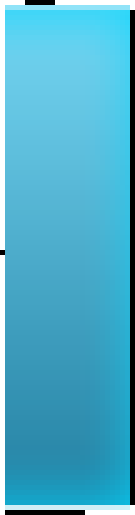
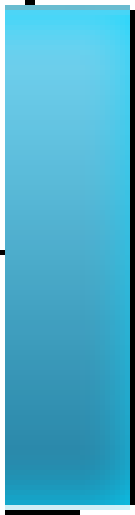
Comparing the layer stacks of the two 135x515 images. Changes:
added group "Bryan" with 5 layers above "Kory" over box(5, 0, 130, 515)
added layer "Nine Patch" (1st of 2, in "Bryan") in group "Bryan" over box(5, 0, 130, 515)
added layer "Default" (1st of 2, in "Bryan") in group "Bryan" over box(5, 5, 130, 20)
moved "Nine Patch" (2nd of 2, in "Kory") into group "Kory" over box(5, 0, 130, 515)
moved "Default" (2nd of 2, in "Kory") into group "Kory" over box(5, 5, 130, 20)
